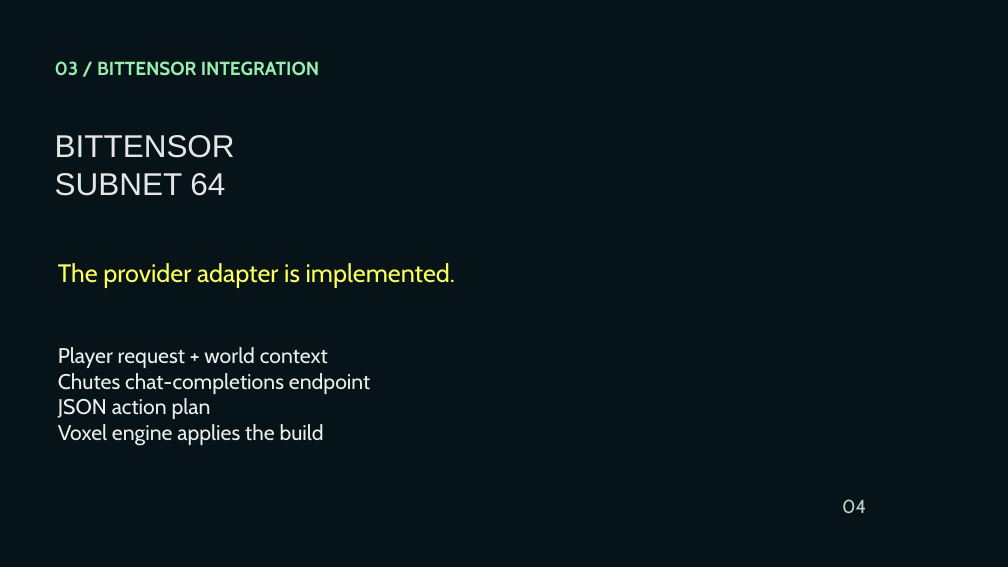
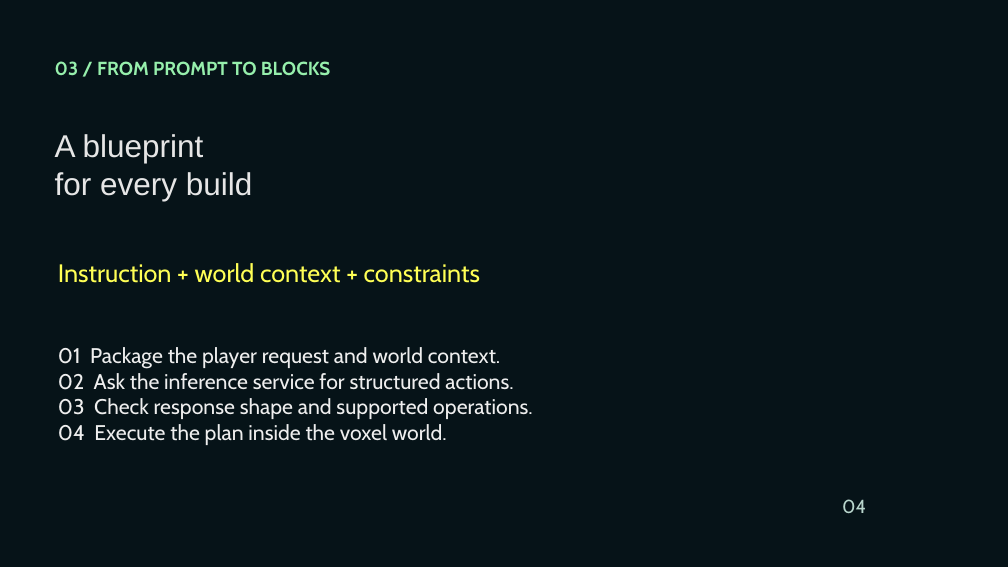
Before and after one commit to Nakshatra05/tensorcraft-bittensor, a slide deck: slide 4 of presentation/TensorCraft-Bittensor-Pitch.pptx. Drawn at 1008x567 pixels with LibreOffice and Linux fonts; fonts in the diff are those of the drawing; background and template pictures are left out. Boxes give left, top, right and bottom in pixels: in the first picture for what was removed or moved away, otherwise in the second. Text is boxed around its words. In the diff, an @@ line names an element or a change of style, - is before the commit and + after.

Commit message:
Reshape pitch around Bittensor world-building narrative

```diff
--- a/presentation/TensorCraft-Bittensor-Pitch.pptx
+++ b/presentation/TensorCraft-Bittensor-Pitch.pptx
@@ text at (55, 61, 330, 76): text changed @@
-03 / BITTENSOR INTEGRATION
+03 / FROM PROMPT TO BLOCKS
@@ text at (55, 134, 253, 201): text changed @@
-BITTENSOR
-SUBNET 64
+A blueprint
+for every build
@@ text at (58, 263, 480, 283): text changed @@
-The provider adapter is implemented.
+Instruction + world context + constraints
@@ text at (58, 347, 533, 445): text changed @@
-Player request + world context
-Chutes chat-completions endpoint
-JSON action plan
-Voxel engine applies the build
+01 Package the player request and world context.
+02 Ask the inference service for structured actions.
+03 Check response shape and supported operations.
+04 Execute the plan inside the voxel world.
```
Also in this commit, not shown: 5 other slides changed, 2 slides added, 2 slides removed.
